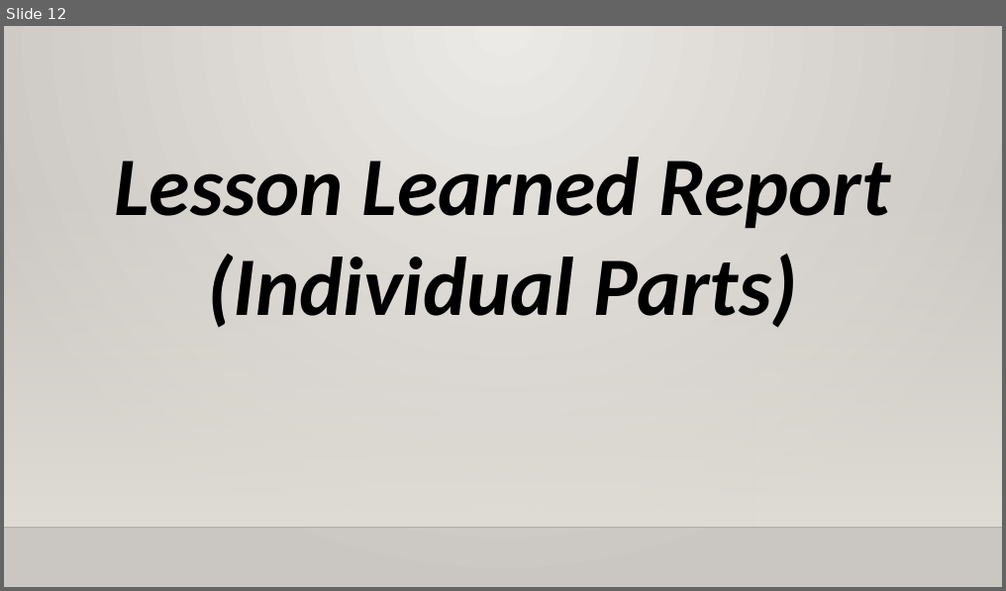
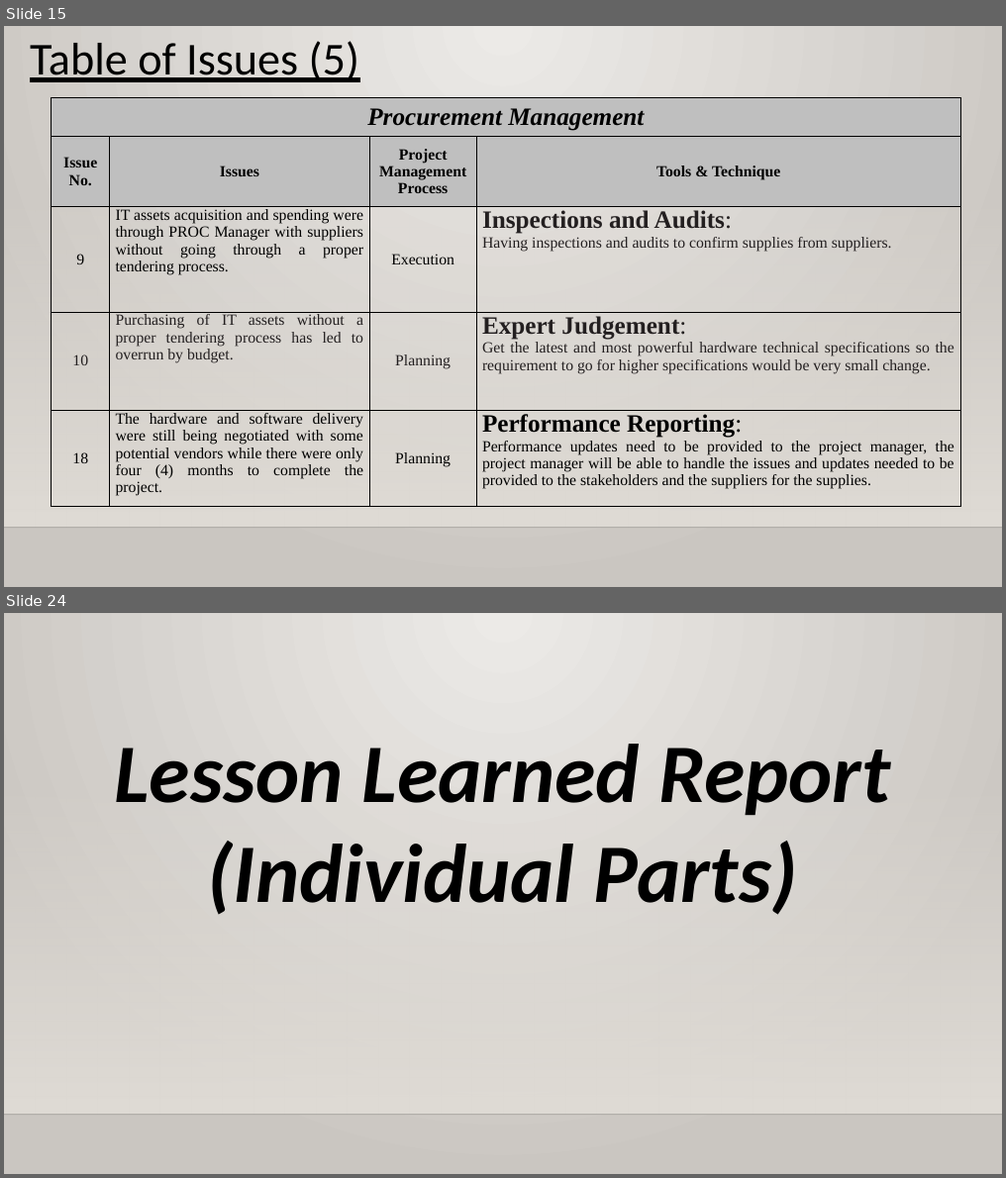
Before and after one commit to XtremisStudio/Project-Management, a slide deck: PRMGT_Presentation_Template.pptx. Shown one above the other, each under a label of ours: slide 12 before the commit, slides 15 and 24 after it; the slides between them are not shown. The pictures are 1006x591 and 1006x1178 pixels, drawn with LibreOffice and Linux fonts; fonts in the diff are those of the drawing; background and template pictures are left out. Boxes give left, top, right and bottom in pixels: in the first picture for what was removed or moved away, otherwise in the second. Text is boxed around its words. In the diff, an @@ line names an element or a change of style, - is before the commit and + after.

```diff
--- a/PRMGT_Presentation_Template.pptx
+++ b/PRMGT_Presentation_Template.pptx
@@ slide 15 added at <box>4,26,1002,587</box>, background gradient #ECEAE7 to #CAC7C1; not listed: 2 template elements that a slide beside it also shows @@
@@ text added at <box>30,41,359,82</box>, 44 pt, text #000000, underline @@
+Table of Issues (5)
@@ table added at <box>52,98,960,506</box>, 5 rows, 4 columns @@
+Procurement Management |  |  | 
+Issue No. | Issues | Project Management Process | Tools & Technique
+9 | IT assets acquisition and spending were through PROC Manager with suppliers without going through a proper tendering process. | Execution | Inspections and Audits: / Having inspections and audits to confirm supplies from suppliers.
+10 | Purchasing of IT assets without a proper tendering process has led to overrun by budget. | Planning | Expert Judgement: / Get the latest and most powerful hardware technical specifications so the requirement to go for higher specifications would be very small change.
+18 | The hardware and software delivery were still being negotiated with some potential vendors while there were only four (4) months to complete the project. | Planning | Performance Reporting: / Performance updates need to be provided to the project manager, the project manager will be able to handle the issues and updates needed to be provided to the stakeholders and the suppliers for the supplies.
@@ what was slide 12 is now slide 24 @@
```
Also in this commit, not shown: 12 slides changed, 13 other slides added, 3 other files.
